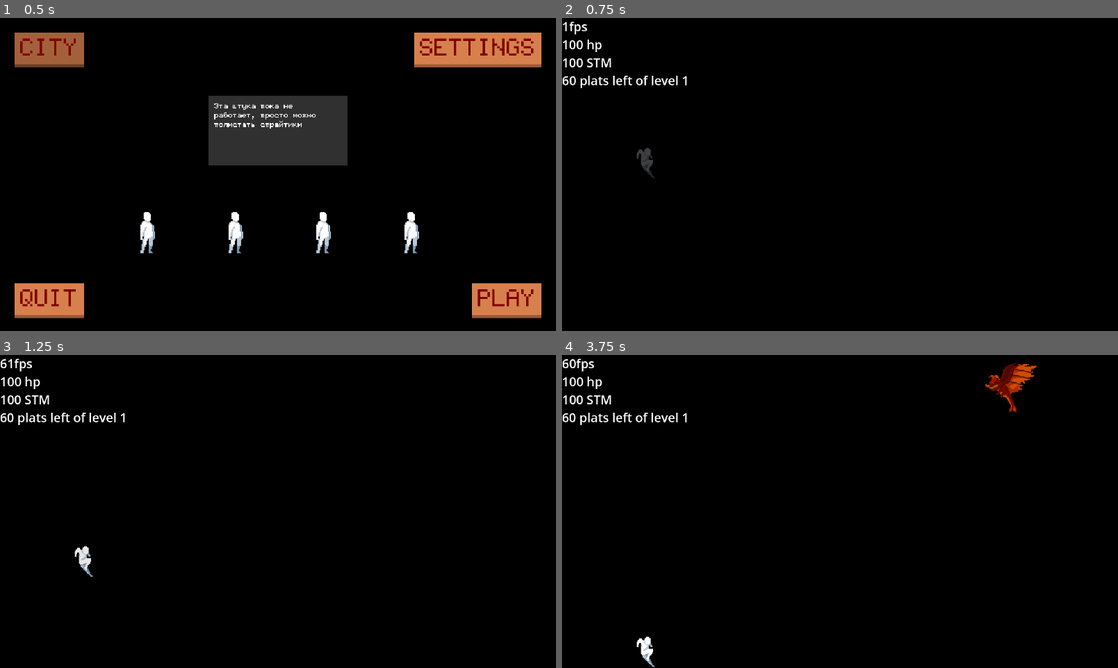
Above: before the commit, frames 1-4 (two rows, left to right).
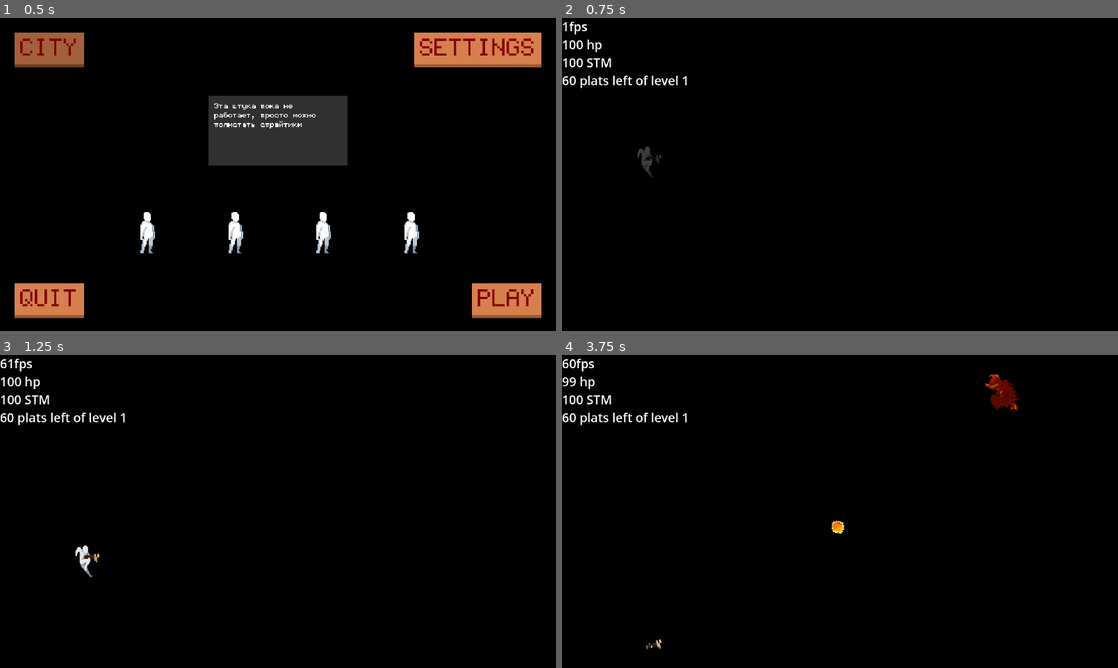
Above: after the commit, the same moments.

Repository: 0-Vanes-0/runner
Game: Godot game, scene res://src/scenes/scene_handler.tscn
Two runs of this game, one before a commit and one after it. Both use one fixed random seed, a clock stepped at 60 frames per second and the inputs below.
Inputs (mouse positions are in pixels of both pictures, inside the frame that each line leads up to):
- Up to frame 1 (0.5 s): no input
- Up to frame 2 (0.75 s): click "PLAY" at 0.5 s
- Up to frame 3 (1.25 s): no input
- Up to frame 4 (3.75 s): tap Enter at 1.25 s; move the mouse to (962, 495) at 1.27 s; hold W (jump_up) 1.28-2 s; tap Q (activity) at 1.35 s; click (962, 495) at 1.42 s; drag from (728, 527) to (645, 649) at 2.02 s; move the mouse to (895, 442) at 2.77 s; hold S (jump_down) 2.78-3.5 s; tap E (switch_weapon) at 2.85 s; drag from (812, 574) to (1001, 392) at 3.52 s

Frame 1 is identical in both runs. In frame 2, less than 0.1% of the frame differs, in the area x 13-18%, y 41-52%; in frame 3, 0.1%; in frame 4, 1.2%, in the area x 0-86%, y 2-100%.
Error before the commit: Parse Error: Could not resolve class "Hitscan", because of a parser error. (res://src/gameplay/gunplay/weapons/weapon.gd:63)

Commit message:
Sprite of hitscan
this is *temporal* solution! i need to figure out how to draw hitscan

Diff:
--- a/assets/game_recources/shoot_entities/bullet.tres
+++ b/assets/game_recources/shoot_entities/bullet.tres
@@ -4,7 +4,6 @@
 
 [resource]
 script = ExtResource("1_phktw")
-beam_width = 10.0
-color = Color(1, 1, 1, 1)
+beam_width = 1.0
 entity_class = 3
 damage = 10
--- a/src/gameplay/gunplay/shoot_entities/hitscan.gd
+++ b/src/gameplay/gunplay/shoot_entities/hitscan.gd
@@ -5,14 +5,11 @@
 var timer: float
 var area: Area2D
 var coll_shape: CollisionShape2D
-var color: Color
 
 
 func _init(resource: HitscanSER, entity_owner: ShootEntity.Owner, start_position: Vector2, target_position: Vector2) -> void:
 	super(resource, entity_owner, start_position, target_position)
 	self.name = "Hitscan"
-
-	self.color = resource.color
 
 	area = create_collision_object(Area2D.new(), entity_owner)
 	coll_shape = resource.create_hitscan_shape(start_position, target_position)
@@ -24,6 +21,20 @@
 					area.take_damage(self.damage)
 	)
 
+	# Temporal solution:
+	var sprite := Sprite2D.new()
+	sprite.texture = preload("res://assets/sprites/shoot_entities/arrow.png")
+	sprite.centered = false
+	sprite.offset = Vector2.DOWN * sprite.texture.get_height() / 2
+	sprite.scale = Vector2(
+			(target_position - start_position).length() / sprite.texture.get_width(),
+			(Global.screen_height * (resource.beam_width + 0.1) / 100) / sprite.texture.get_height()
+	)
+	sprite.rotation = (target_position - start_position).angle()
+	sprite.position = start_position
+	self.add_child(sprite)
+	# Create a better later!!!
+
 
 func _ready() -> void:
 	timer = 0.0
@@ -31,12 +42,10 @@
 
 func _physics_process(delta: float) -> void:
 	timer += delta
-	color.a = 1.0 - timer / EXIST_TIME
 	if timer >= EXIST_TIME:
 		self.queue_free()
 
 
-var shoot_field := Global.get_game_scene().get_shoot_field()
-func _draw() -> void:
-
+#var shoot_field := Global.get_game_scene().get_shoot_field()
+#func _draw() -> void:
 #	coll_shape.shape.draw(coll_shape.get_canvas_item(), color) # CHECK THIS OUT!!!!!
--- a/src/gameplay/gunplay/shoot_entities/hitscan_ser.gd
+++ b/src/gameplay/gunplay/shoot_entities/hitscan_ser.gd
@@ -2,7 +2,6 @@
 extends ShootEntityResource
 
 @export_range(0, 25, 0.1) var beam_width: float # percents of screen_height
-@export var color: Color = Color.WHITE
 
 
 func create_hitscan_shape(start_position := Vector2.ZERO, target_position := Vector2.ONE) -> CollisionShape2D:
--- a/src/singletons/save_load_singleton.gd
+++ b/src/singletons/save_load_singleton.gd
@@ -46,7 +46,7 @@
 
 
 func load_data():
-	var data: Dictionary = {}
+#	var data: Dictionary = {}
 	var file := FileAccess.open(data_file_path, FileAccess.READ)
 	if FileAccess.get_open_error() != OK:
 		create_empty_data_file(file)
Not shown, changed: todo.txt
